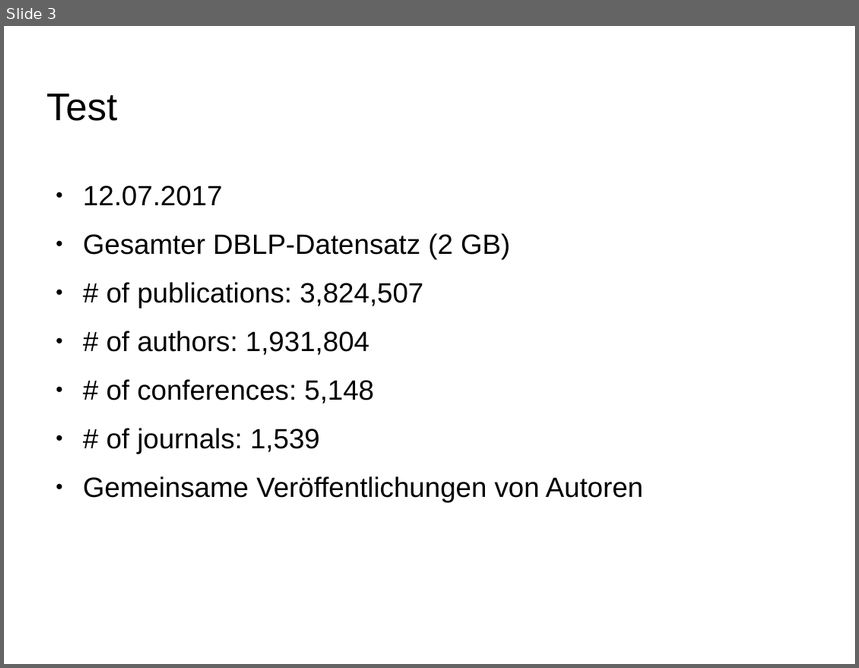
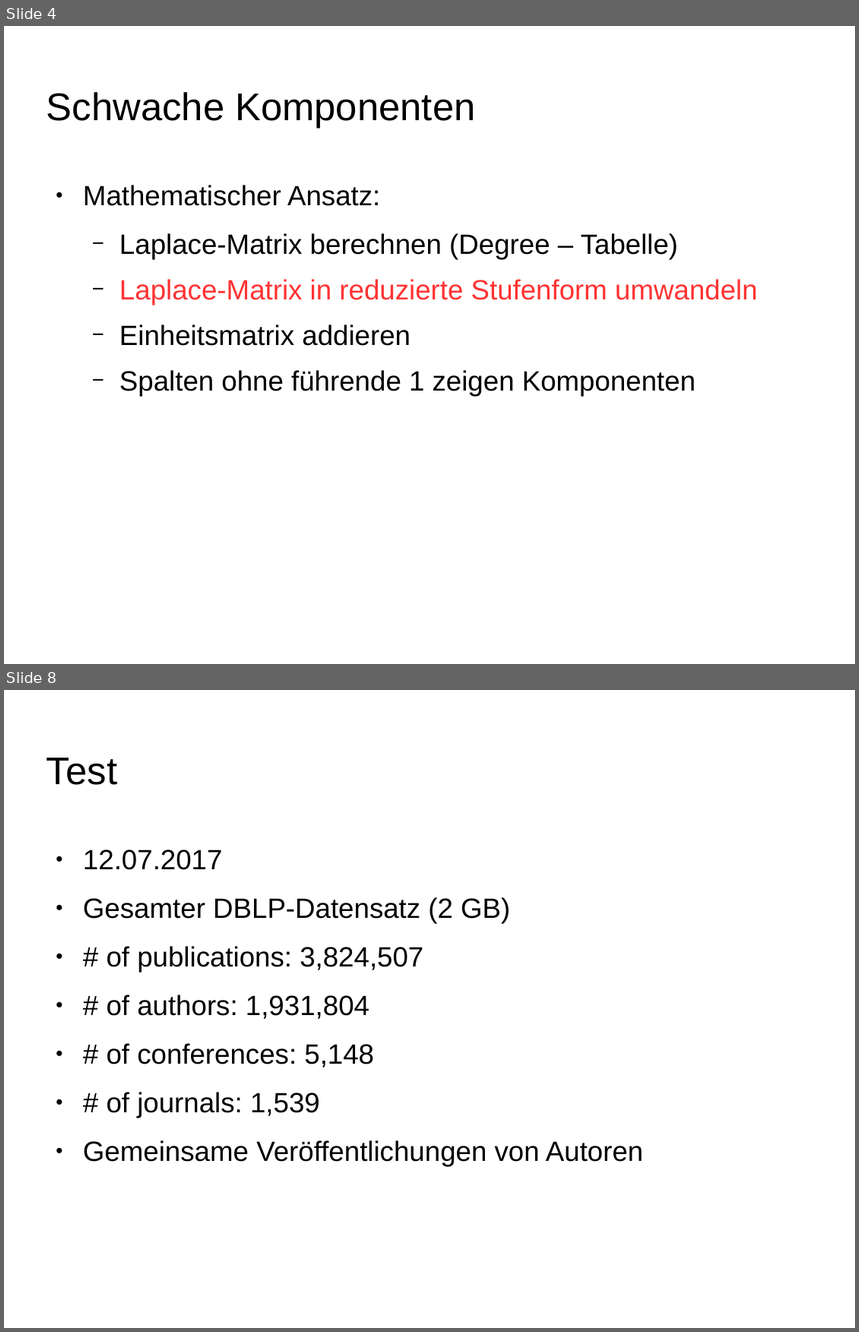
Before and after one commit to ScaDS/dblp-graphulo, a slide deck: doc/testat2.odp. Shown one above the other, each under a label of ours: slide 3 before the commit, slides 4 and 8 after it; the slides between them are not shown. The pictures are 859x668 and 859x1332 pixels, drawn with LibreOffice and Linux fonts; fonts in the diff are those of the drawing; background and template pictures are left out. Boxes give left, top, right and bottom in pixels: in the first picture for what was removed or moved away, otherwise in the second. Text is boxed around its words. In the diff, an @@ line names an element or a change of style, - is before the commit and + after.

```diff
--- a/doc/testat2.odp
+++ b/doc/testat2.odp
@@ slide 4 added at [4, 26, 855, 664], background picture (left out) @@
@@ title added at [47, 92, 475, 128], 36 pt, text #000000 @@
+Schwache Komponenten
@@ text added at [83, 185, 758, 397], 26 pt, text #000000 @@
+● Mathematischer Ansatz:
+  − Laplace-Matrix berechnen (Degree – Tabelle)
+  − Laplace-Matrix in reduzierte Stufenform umwandeln
+  − Einheitsmatrix addieren
+  − Spalten ohne führende 1 zeigen Komponenten
@@ what was slide 3 is now slide 8 @@
```
Also in this commit, not shown: 2 slides changed, 5 other slides added, 4 other files.
